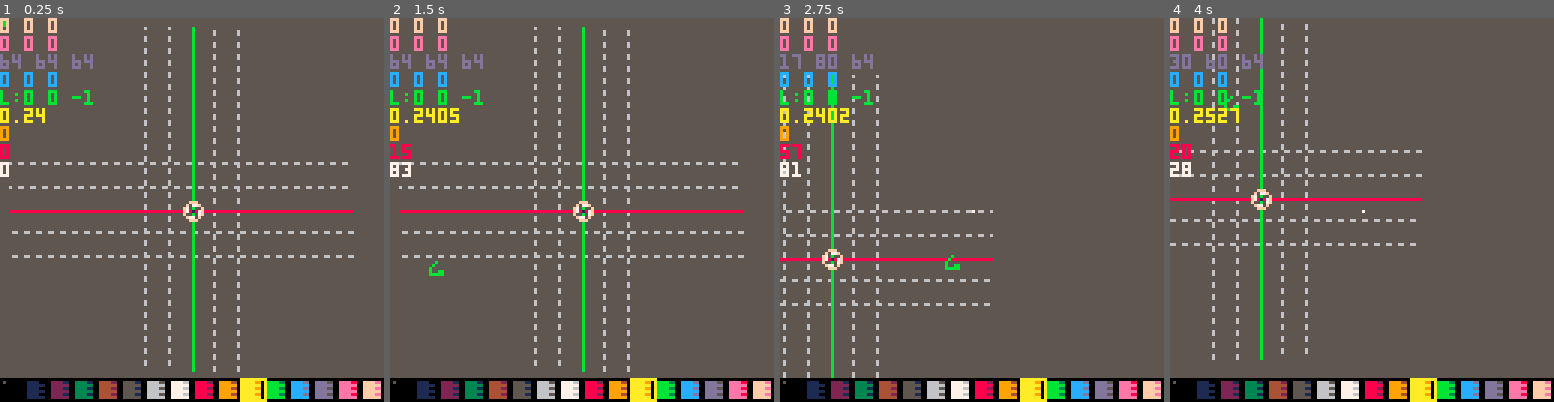
Above: before the commit, frames 1-4 (left to right).
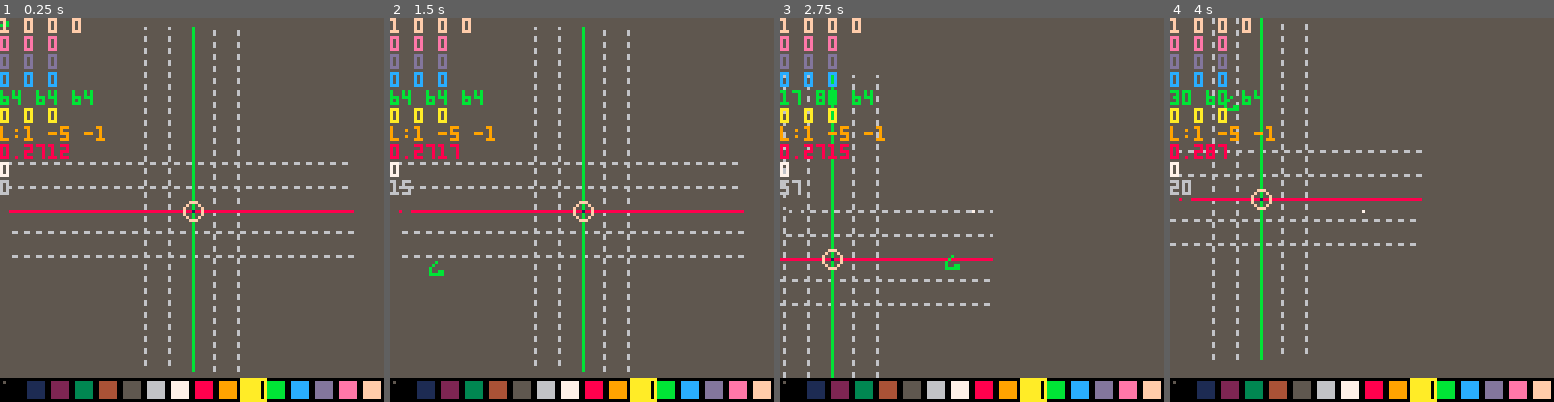
Above: after the commit, the same moments.

Repository: bitchunk/pico8misk
Game: PICO-8 cartridge pelo16.p8
The game is run twice, just before and just after one commit, with the same random seed, the same clock (stepped at 60 frames per second) and the same inputs.
Inputs (mouse positions are in pixels of both pictures, inside the frame that each line leads up to):
- Up to frame 1 (0.25 s): no input
- Up to frame 2 (1.5 s): tap X (X key) at 0.33, 1.07 s; click (670, 121) at 0.67 s; tap O (Z key) at 0.7 s; click (436, 267) at 1.22 s
- Up to frame 3 (2.75 s): hold Right 1.6-2.1 s; tap O (Z key) at 1.7, 2.1, 2.5 s; click (887, 114) at 1.77 s; tap X (X key) at 1.85 s; hold Up 2.15-2.42 s; click (952, 259) at 2.32 s; hold Right from 2.47 s (still down)
- Up to frame 4 (4 s): click (1404, 106) at 2.87 s; tap O (Z key) at 2.9, 3.3, 3.7 s; tap X (X key) at 2.97 s; release Right at 3.03 s; hold Left 3.08-3.58 s; click (1465, 256) at 3.42 s; hold Down 3.63-3.97 s; click (1231, 102) at 3.97 s

The runs differ from the first frame. In frame 1, 2.2% of the frame differs, in the area x 0-100%, y 0-99%; in frame 2, 2.4%; in frame 3, 2.3%; in frame 4, 2.4%.

Commit message:
ソートを追加 4階調中間2色を同色 回転一周を128px orotのバックアップ、ドラッグキャンセル可 複数選択時、移動する場合はカラー変更なし、移動しない場合はカラー変更

Diff:
--- a/pelo16.p8
+++ b/pelo16.p8
@@ -393,10 +393,8 @@
 end
 
 function dbg_print()
-if isdebug then
 dbg_each(dbg_str,0)
 dbg_str={}
-end
 end
 
 function dbg_each(tbl)
@@ -439,7 +437,11 @@
 	end
 end
 if x==0 then
-?join(vdmpl,"\n")
+
+--?join(vdmpl,"\n")
+tmap(vdmpl,function(v)
+?v
+end)
 stop()
 end
 end
@@ -485,7 +487,8 @@
 
 vdist=4
 prsp=4
-
+xyz=htbl[[x y z]]
+rada=htbl[[{0 1 0}{1 0 0}{0 0 1}]]
 eface=true
 
 sizc=htbl[[15=3; 6=1; 1=0; 0=-1; 10=1;]]
@@ -499,8 +502,9 @@
 oposb=mkrect[[0 0 0 0]]
 orot=mkrect[[0 0 0 0]]
 orotb=mkrect[[0 0 0 0]]
+oang=mkrect[[0 0 0 0]]
 oscl=mkrect[[64 64 1 1]]
-lpos=mkrect[[0 0 0 0]]
+lpos=mkrect[[1 -5 0 0]]
 lpos.z=-1
 view.z=64
 viewb.z=64
@@ -520,6 +524,8 @@
 opos.z=0
 oposb.z=0
 orot.z=0
+orotb.z=0
+oang.z=0
 rview.z=0
 --cat(view,htbl[[r{x=0;y=0;z=0;}]])
 ldps=3
@@ -534,6 +540,9 @@
 dragstart(view,1)
 dragstart(orot,1)
 dragstart(lpos,1)
+
+rothlf=32
+rotful=64
 
 local obj={}
 obj.rt=orot
@@ -592,7 +601,7 @@
 
 local msk=0xffff
 local qx,qy,qz=vradq(orot,1/128)
-local rx,ry,rz=vradq(rview,1/128)
+local rx,ry,rz=vradq(orotb,1/128)
 local zr=8*64+prsp
 local wz=view.z+prsp
 --local zr=64/wz
@@ -676,7 +685,8 @@
 
 
 fillp()
-local q,x1,y1,z1=rots(lpos.x*zr,lpos.y*zr,lpos.z*zr,qx,qy,qz)
+--local q,x1,y1,z1=rots(lpos.x*zr,lpos.y*zr,lpos.z*zr,qx,qy,qz)
+local q,x1,y1,z1=vrolq({lpos.x*zr,lpos.y*zr,lpos.z*zr},qx,qy,qz)
 --zr=8*64/view.z
 zr=8*64+prsp
 
@@ -718,10 +728,12 @@
 v=cubr
 pfnc=circ
 --local q,vx,vy,vz=spread(rolq(rolq(rolq({0,opos.x,opos.y,opos.z},qx),qy),qz))
-local q,vx,vy,vz=spread(vrolq(opos.x,opos.y,opos.z,qx,qy,qz))
+--local q,vx,vy,vz=spread(vrolq(opos.x,opos.y,opos.z,qx,qy,qz))
+local q,vx,vy,vz=vrolq({opos.x,opos.y,opos.z},qx,qy,qz)
 --drawo(v,opos.x-1,opos.y-1,opos.z-1)
 local z1=zr/(view.z-vz+prsp)
-drawp(vx*z1+view.x,vy*z1+view.y,vz*z1+view.z,15,3)
+circ(vx*z1+view.x,vy*z1+view.y,3,15)
+--drawp(vx*z1+view.x,vy*z1+view.y,vz*z1+view.z,15,3)
 
 rectfill(0,120,127,127,0)
 for x=0,15 do
@@ -755,6 +767,11 @@
 opos.ud(v[1],v[2])
 vtxsl=#vtxs+1
 vtxsll=0
+
+end
+
+if mo.r and mo.lt then
+cat(orot,orotb)
 end
 if mo.l and mo.rt then
 --**cancel cursor drag**
@@ -774,7 +791,7 @@
 if not keystate[' '] and mo.l then
 scale=8
 local p={dragdist(opos,orot)}
-tmap((genab.x and cos((orot.x%64)/64)>0 or genab.y and cos((orot.y%64)/64)<0) and split'x y z' or split'z y x',function(v)
+tmap((genab.x and cos((orot.x%rothlf)/rothlf)>0 or genab.y and cos((orot.y%rothlf)/rothlf)<0) and split'x y z' or split'z y x',function(v)
 local s=sgn(cos(orot[v]/128))
 s=1
 opos[v]=mid(-8,7,flr(genab[v] and del(p,p[1])*s+0.5 or opos[v]))
@@ -824,11 +841,13 @@
 	if vtxsll~=0 or vtxsl<=#vtxs then
 	 local st=max(1,min(vtxsl+vtxsll,vtxsl))
 	 local en=min(#vtxs,max(vtxsl+vtxsll,vtxsl))
+		local ismv=v[1]~=vtxs[en][1] or v[2]~=vtxs[en][2] or v[3]~=vtxs[en][3]
+--		vdmp({v,vtxs[en],ismv})
 		for i=st,en do
 		ecxy('1 0 3 1',function(a)
 		vtxs[i][a]+=v[a]-vtxs[en][a]
 		end)
-		vtxs[i][4]=vcol
+		vtxs[i][4]=ismv and vtxs[i][4] or vcol
 		end
 --		stop()
 
@@ -867,8 +886,8 @@
 end
 cat(genab,gedef)
 local x,y
-=cos(orot.x%64/64)>0
-,cos(orot.y%64/64)>0
+=cos(orot.x%rothlf/rothlf)>0
+,cos(orot.y%rothlf/rothlf)>0
 --=inrng(sgn(orot.x)*orot.x%64,-16,16)
 --,inrng(sgn(orot.y)*orot.y%64,-16,16)
 genab.x=x and 1 or not y and -1
@@ -899,7 +918,7 @@
 
 if keystate[' '] and mo.l then
 --**drag view**
-sss+=0.01
+sss+=1.01
 spid=1
 local x,y=dragrot(view,{x=0,y=0,z=0})
 view.ud(x,y)
@@ -918,6 +937,7 @@
 elseif mo.rut then
 ytzr=false
 xtzr=false
+cat(orotb,orot)
 end
 
 if mo.r and chold then
@@ -951,8 +971,8 @@
 local qx,qy,qz=vradq({
 x=opos.x*8
 ,y=opos.y*8
-,z=opos.z*8},1/128)
-local q,x1,y1,z1=rots(view.x-64,view.y-64,view.z-64,qx,qy,qz)
+,z=opos.z*8},1/rotful)
+local q,x1,y1,z1=vrolq({view.x-64,view.y-64,view.z-64},qx,qy,qz)
 
 
 local x,y=dragrot(lpos,{x=0,y=0,z=0})
@@ -1229,6 +1249,7 @@
 isdebug=true
 dbg(join({opos.x,opos.y,opos.z},' '))
 dbg(join({orot.x,orot.y,orot.z},' '))
+dbg(join({orotb.x,orotb.y,orotb.z},' '))
 dbg(join({view.x,view.y,view.z},' '))
 dbg(join({rview.x,rview.y,rview.z},' '))
 dbg('l:'..join({lpos.x,lpos.y,lpos.z},' '))
@@ -1314,15 +1335,15 @@
 end
 
 function dragrot(vw,rv)
-local qx,qy,qz=vradq({x=rv.x,y=rv.y,z=rv.z},1/128)
+local qx,qy,qz=vradq({x=rv.x,y=rv.y,z=rv.z},1/rotful,rx,ry,rz)
 --local x,y,z=mo.x-mo.sx*sgn(rv.x),mo.y-mo.sy*sgn(rv.y),64
 local x,y,zx,zy=mo.x-mo.sx,mo.y-mo.sy,mo.x-mo.sx,mo.y-mo.sy
-local q,x,y,zx=spread(vrolq(x,y,zx,qx,qy,qz))
+local q,x,y,zx=vrolq({x,y,zx},qx,qy,qz,rx,ry,rz)
 return
- x/scale+vw.stx
-,y/scale+vw.sty
-,zx/scale+vw.stz
-,zy/scale+vw.stz
+ x/128*rotful+vw.stx
+,y/128*rotful+vw.sty
+,zx/128*rotful+vw.stz
+,zy/128*rotful+vw.stz
 end
 
 function dragdist(vw,rv)
@@ -1423,56 +1444,48 @@
 function radq(r,v)
 --r (rad) rotation
 --with vector v as the rotation axis
-local s=sin(r/2)
-return {cos(r/2),v[1]*s,v[2]*s,v[3]*s}
-end
-
-function qprd(q,r)
+local s=sin(r)
+return {cos(r),v[1]*s,v[2]*s,v[3]*s}
+end
+--
+--function qprd(q,r)
+--return
+--{q[1]*r[1]-q[2]*r[2]-q[3]*r[3]-q[4]*r[4]
+--,q[1]*r[2]+q[2]*r[1]+q[3]*r[4]-q[4]*r[3]
+--,q[1]*r[3]+q[3]*r[1]+q[4]*r[2]-q[2]*r[4]
+--,q[1]*r[4]+q[4]*r[1]+q[2]*r[3]-q[3]*r[2]}
+--end
+--function rolq(q,r)
+--return qprd(qprd(r,q),{r[1],-r[2],-r[3],-r[4]})
+--end
+function qprd(r1,r2,r3,r4,q1,q2,q3,q4)
 return
-{q[1]*r[1]-q[2]*r[2]-q[3]*r[3]-q[4]*r[4]
-,q[1]*r[2]+q[2]*r[1]+q[3]*r[4]-q[4]*r[3]
-,q[1]*r[3]+q[3]*r[1]+q[4]*r[2]-q[2]*r[4]
-,q[1]*r[4]+q[4]*r[1]+q[2]*r[3]-q[3]*r[2]}
-end
-
-function rolq(q,r)
-return qprd(qprd(r,q),{r[1],-r[2],-r[3],-r[4]})
-end
-
-function drawo(o,x,y,z)
-local v={}
-tmap(o,function(o,oz)
-tmap(o,function(o,oy)
-tmap(o,function(o,ox)
---add(v,{0,ox+x,oy+y,oz+z,o})
-add(v,{ox+x,oy+y,oz+z,o})
-end)
-end)
-end)
-
---local qx,qy,qz=vradq(orot,1/128)
-
-local v,s=rolzsort(v,vradq(orot,1/128))
-
-local zr=64/view.z
-tmap(v,function(p,i)
-local s=sizc[p[4]..''] or 0
-
---drawp(p[1]*orot.z/view.z*8+view.x,p[2]*orot.z/view.z*8+view.y,p[3],p[4],s)
-drawp(p[1]*8*zr+view.x,p[2]*zr*8+view.y,p[3]*8*zr+view.z,p[4],s)
-end)
-end
-
-pfnc=circfill
-function drawp(x,y,z,p,s)
-
-pfnc(x,y,s,p)
-end
+ q1*r1-q2*r2-q3*r3-q4*r4
+,q1*r2+q2*r1+q3*r4-q4*r3
+,q1*r3+q3*r1+q4*r2-q2*r4
+,q1*r4+q4*r1+q2*r3-q3*r2
+end
+function rolq(r1,r2,r3,r4,q1,q2,q3,q4)
+return qprd(r1,-r2,-r3,-r4,qprd(q1,q2,q3,q4,r1,r2,r3,r4))
+end
+function rtfp(r)
+return rfp[mid(1,8,flr(r*100)-8)]
+end
+function light(c,r)
+local s=mid(r*3,0,3)
+return band(lshr(c,flr(s)*4),0xff),rfp[mid(1,8,flr(band(s,0x.ffff)*7)+1)]
+--local s=mid(r,0,1)
+--return band(lshr(c,flr(s+1)*4),0xff),rfp[mid(1,8,flr(band(s,0x.ffff)*7)+1)]
+end
+
+
 
 
 function line3(x1,y1,z1,x2,y2,z2,qx,qy,qz,c)
-local q,x1,y1,z1=rots(x1,y1,z1,qx,qy,qz)
-local q,x2,y2,z2=rots(x2,y2,z2,qx,qy,qz)
+--local q,x1,y1,z1=rots(x1,y1,z1,qx,qy,qz)
+--local q,x2,y2,z2=rots(x2,y2,z2,qx,qy,qz)
+local q,x1,y1,z1=vrolq({x1,y1,z1},qx,qy,qz)
+local q,x2,y2,z2=vrolq({x2,y2,z2},qx,qy,qz)
 local zr=64*8+prsp
 local z1=zr/(view.z-z1+prsp)
 local z2=zr/(view.z-z2+prsp)
@@ -1493,11 +1506,19 @@
 return v,s
 end
 
-function vradq(r,s)
-return
-radq((r.x)*s,{0,1,0})
-,radq((r.y)*s,{1,0,0})
-,radq((r.z)*s,{0,0,1})
+function vradq(v,s)
+
+return spread(tmap(cat({},xyz),function(a,i)
+i=normalize(rada[i],1)
+--i=normalize({opos.x+rada[i][1],opos.y+rada[i][2],opos.z+rada[i][3]},1)
+return radq(v[a]*s,i)
+--return radq(v[a]*s,{i[1]-opos.y/8,i[2]-opos.x/8,i[3]-opos.z/8})
+--return radq(v[a]*s,{i==1 and opos.x or 0,i==2 and opos.y or 0,i==3 and opos.z or 0})
+end))
+--return
+--radq((r.x)*s,{0,1,0})
+--,radq((r.y)*s,{1,0,0})
+--,radq((r.z)*s,{0,0,1})
 end
 
 
@@ -1512,18 +1533,29 @@
 --end
 
 sss=0
-function vrolq(x,y,z,qx,qy,qz)
-return rolq(rolq(rolq({0,x,y,z},qx),qy),qz)
+--function vrolq(x,y,z,qx,qy,qz)
+function vrolq(v,qx,qy,qz)
+local rx,ry,rz=vradq(orotb,1/128)
+return
+rolq(qz[1],qz[2],qz[3],qz[4],
+rolq(qy[1],qy[2],qy[3],qy[4],
+rolq(qx[1],qx[2],qx[3],qx[4],
+--rolq(rz[1],rz[2],rz[3],rz[4],
+--rolq(ry[1],ry[2],ry[3],ry[4],
+--rolq(rx[1],rx[2],rx[3],rx[4],
+0,v[1],v[2],v[3])
+))
+--)))
+--return rolq(rolq(rolq({0,x,y,z},qx),qy),qz)
 end
 
 --function rots(x,y,z,qx,qy,qz)
 ----return x,y,z,q
 --return spread(rolq(rolq(rolq({x,y,z,0},qx),qy),qz))
 --end
-function rots(x,y,z,qx,qy,qz)
---return q,x,y,z
-return spread(rolq(rolq(rolq({0,x,y,z},qx),qy),qz))
-end
+--function rots(x,y,z,qx,qy,qz)
+--return spread(rolq(rolq(rolq({0,x,y,z},qx),qy),qz))
+--end
 
 
 --function trad(v0,v1,v2)
@@ -1546,19 +1578,19 @@
 --function acos(x)
 -- return atan2(x,-sqrt(1-x*x))
 --end
-function rtfp(r)
-return rfp[mid(1,8,flr(r*100)-8)]
-end
-function light(c,r)
---local s=mid(r,0,1)
-local s=mid(r*2,0,2)
---dbg(r..' ' ..flr(s+1)*4 .. ' '..mid(1,8,flr(band(s,0x.ffff)*7)+1))
---local s=1-mid(r*2,0,1)
---local s=mid(r*4,0,3)
---dbg('q '..c..' '..s..' '..band(s,0x.ffff)*7+1)
+--function rtfp(r)
+--return rfp[mid(1,8,flr(r*100)-8)]
+--end
+--function light(c,r)
+----local s=mid(r,0,1)
+--local s=mid(r*2,0,2)
+----dbg(r..' ' ..flr(s+1)*4 .. ' '..mid(1,8,flr(band(s,0x.ffff)*7)+1))
+----local s=1-mid(r*2,0,1)
+----local s=mid(r*4,0,3)
+----dbg('q '..c..' '..s..' '..band(s,0x.ffff)*7+1)
+----return band(lshr(c,flr(s)*4),0xff),rfp[mid(1,8,flr(band(s,0x.ffff)*7)+1)]
 --return band(lshr(c,flr(s)*4),0xff),rfp[mid(1,8,flr(band(s,0x.ffff)*7)+1)]
-return band(lshr(c,flr(s)*4),0xff),rfp[mid(1,8,flr(band(s,0x.ffff)*7)+1)]
-end
+--end
 
 function dot(v1,v2)
 	return v1[1]*v2[1]+v1[2]*v2[2]+v1[3]*v2[3]
@@ -1607,9 +1639,10 @@
 local rx,ry,rz=vradq(rview,1/128)
 local vtx=o.vt
 local orot=o.rt
-
+dbg(join(qx,' '))
 vs=tmap(cat({},vtxs),function(v,i)
-local q,vx,vy,vz=spread(rolq(rolq(rolq({0,v[1],v[2],v[3]},qx),qy),qz))
+local q,vx,vy,vz=vrolq({v[1],v[2],v[3]},qx,qy,qz)
+--local q,vx,vy,vz=spread(rolq(rolq(rolq({sss,v[1],v[2],v[3]},qx),qy),qz))
 --local cz=.01*(p1z+p2z+p3z)/3
 --local cx=.01*(p1x+p2x+p3x)/3
 --local cy=.01*(p1y+p2y+p3y)/3
@@ -1634,7 +1667,7 @@
 
 --tmap(rolzsort(vt,vradq(orot,1/128)),function(v,i)
 --tmap(rolzsort(vt,qx,qy,qz),function(v,i)
---quicksort(vs,1,#vs)
+quicksort(vs,1,#vs)
 tmap(vs,function(v,i)
 --if #tr>2 then
 if v.i>2 then
@@ -1719,9 +1752,9 @@
 local i,p
 if(s>=e)return
 p=s
-
 for i=s+1,e do
-if v[i].s>v[s].s then
+if v[i][4]<v[s][4] then
+--if v[i].s>v[s].s then
 p+=1
 v[p],v[i]=v[i],v[p]
 end
Not shown, changed: 24 lines of the sprite sheet (__gfx__) section of pelo16.p8
